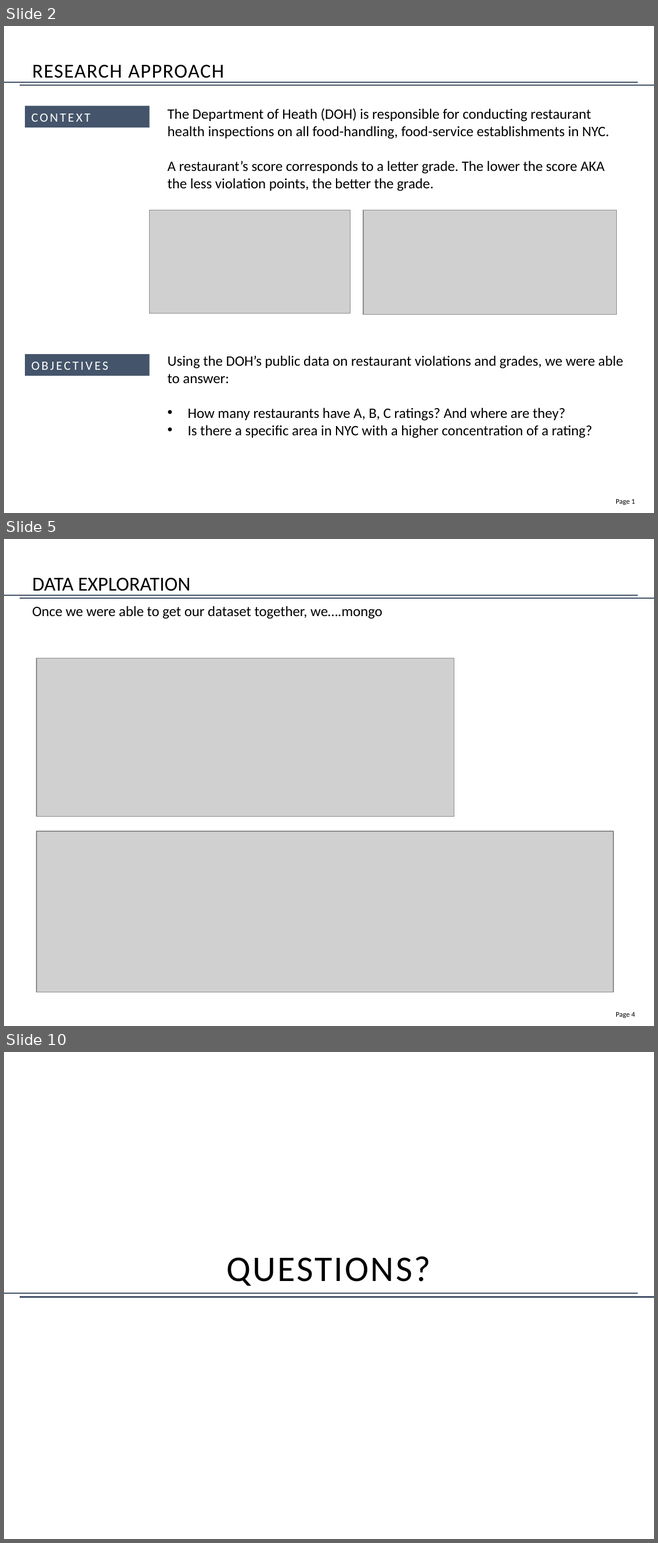
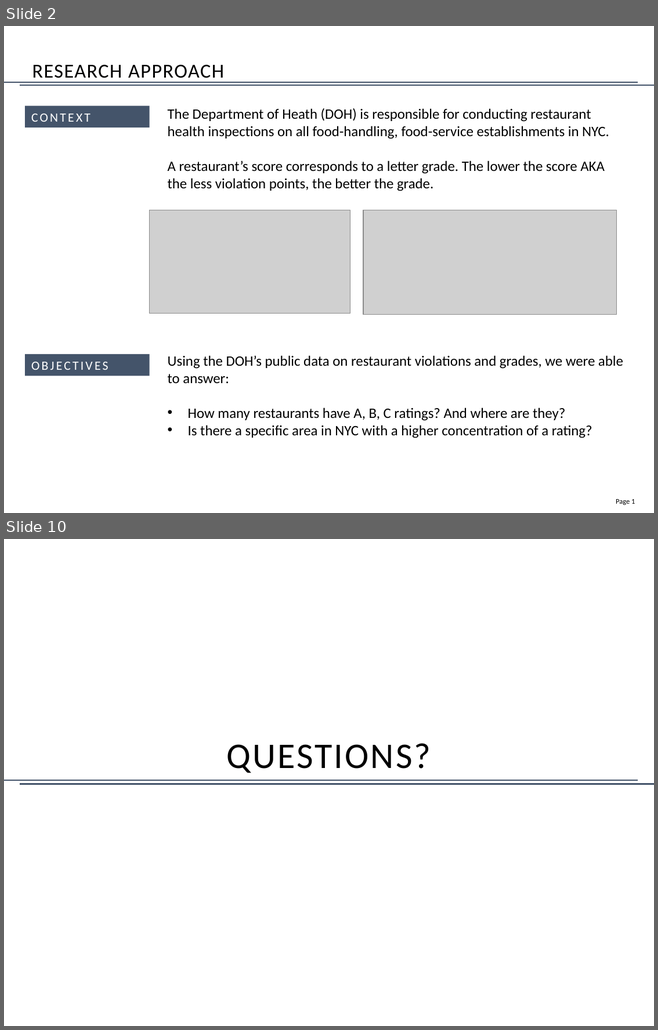
Before and after one commit to jennysueee/DOH_Project, a slide deck: DOH Presentation DRAFT.pptx. Shown one above the other, each under a label of ours: slides 2, 5 and 10 before the commit, slides 2 and 10 after it; the slides between them are not shown. The pictures are 658x1543 and 658x1030 pixels, drawn with LibreOffice and Linux fonts; fonts in the diff are those of the drawing; grey boxes stand for pictures. Boxes give left, top, right and bottom in pixels: in the first picture for what was removed or moved away, otherwise in the second. Text is boxed around its words. In the diff, an @@ line names an element or a change of style, - is before the commit and + after.

```diff
--- a/DOH Presentation DRAFT.pptx
+++ b/DOH Presentation DRAFT.pptx
@@ slide 5 removed at [4,539,654,1026], background #FFFFFF; not listed: 3 template elements that a slide beside it also shows @@
@@ title removed at [32,577,191,596] @@
-DATA EXPLORATION
@@ text removed at [32,606,382,619] @@
-Once we were able to get our dataset together, we….mongo
@@ picture removed at [36,658,454,816] @@
@@ picture removed at [36,831,614,993] @@
```
Also in this commit, not shown: 2 slides changed, 5 slides added, 4 other slides removed.
